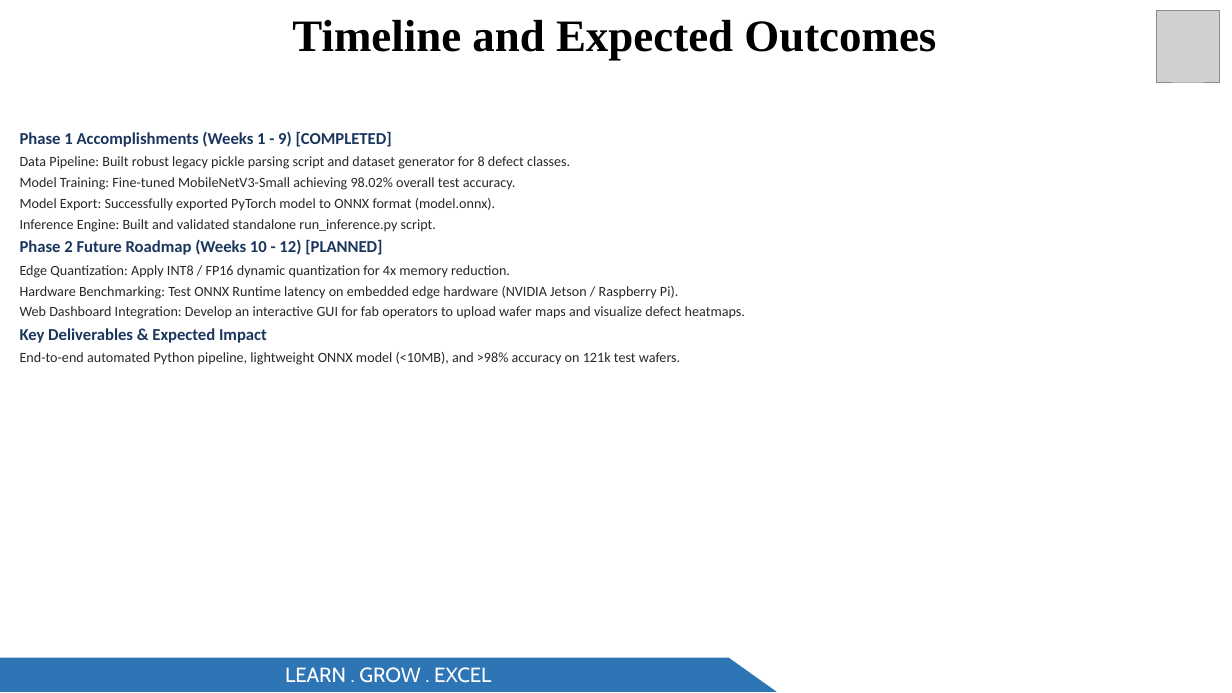
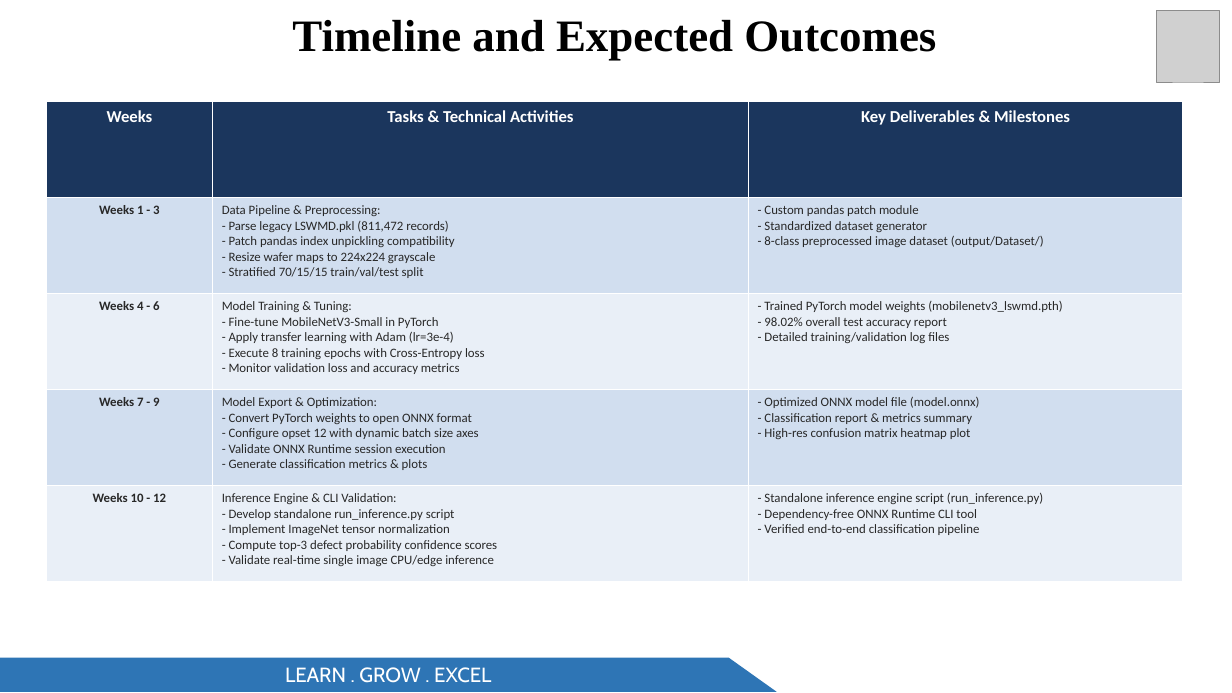
Before and after one commit to Ad1thh/semiconductor-defect-classification, a slide deck: slide 6 of presentation.pptx. Drawn at 1232x693 pixels with LibreOffice and Linux fonts; fonts in the diff are those of the drawing; grey boxes stand for pictures. Boxes give left, top, right and bottom in pixels: in the first picture for what was removed or moved away, otherwise in the second. Text is boxed around its words. In the diff, an @@ line names an element or a change of style, - is before the commit and + after.

Commit message:
docs: update README project roadmap and synchronize presentation files

```diff
--- a/presentation.pptx
+++ b/presentation.pptx
@@ table added at (46, 102, 1183, 582), 5 rows, 3 columns @@
+Weeks | Tasks & Technical Activities | Key Deliverables & Milestones
+Weeks 1 - 3 | Data Pipeline & Preprocessing: / - Parse legacy LSWMD.pkl (811,472 records) / - Patch pandas index unpickling compatibility / - Resize wafer maps to 224x224 grayscale / - Stratified 70/15/15 train/val/test split | - Custom pandas patch module / - Standardized dataset generator / - 8-class preprocessed image dataset (output/Dataset/)
+Weeks 4 - 6 | Model Training & Tuning: / - Fine-tune MobileNetV3-Small in PyTorch / - Apply transfer learning with Adam (lr=3e-4) / - Execute 8 training epochs with Cross-Entropy loss / - Monitor validation loss and accuracy metrics | - Trained PyTorch model weights (mobilenetv3_lswmd.pth) / - 98.02% overall test accuracy report / - Detailed training/validation log files
+Weeks 7 - 9 | Model Export & Optimization: / - Convert PyTorch weights to open ONNX format / - Configure opset 12 with dynamic batch size axes / - Validate ONNX Runtime session execution / - Generate classification metrics & plots | - Optimized ONNX model file (model.onnx) / - Classification report & metrics summary / - High-res confusion matrix heatmap plot
+Weeks 10 - 12 | Inference Engine & CLI Validation: / - Develop standalone run_inference.py script / - Implement ImageNet tensor normalization / - Compute top-3 defect probability confidence scores / - Validate real-time single image CPU/edge inference | - Standalone inference engine script (run_inference.py) / - Dependency-free ONNX Runtime CLI tool / - Verified end-to-end classification pipeline
@@ text removed at (20, 131, 745, 365) @@
-Phase 1 Accomplishments (Weeks 1 - 9) [COMPLETED]
-  Data Pipeline: Built robust legacy pickle parsing script and dataset generator for 8 defect classes.
-  Model Training: Fine-tuned MobileNetV3-Small achieving 98.02% overall test accuracy.
-  Model Export: Successfully exported PyTorch model to ONNX format (model.onnx).
-  Inference Engine: Built and validated standalone run_inference.py script.
-Phase 2 Future Roadmap (Weeks 10 - 12) [PLANNED]
-  Edge Quantization: Apply INT8 / FP16 dynamic quantization for 4x memory reduction.
-  Hardware Benchmarking: Test ONNX Runtime latency on embedded edge hardware (NVIDIA Jetson / Raspberry Pi).
-  Web Dashboard Integration: Develop an interactive GUI for fab operators to upload wafer maps and visualize defect heatmaps.
-Key Deliverables & Expected Impact
-  End-to-end automated Python pipeline, lightweight ONNX model (<10MB), and >98% accuracy on 121k test wafers.
```
Also in this commit, not shown: 1 other slide changed, 2 other files.
